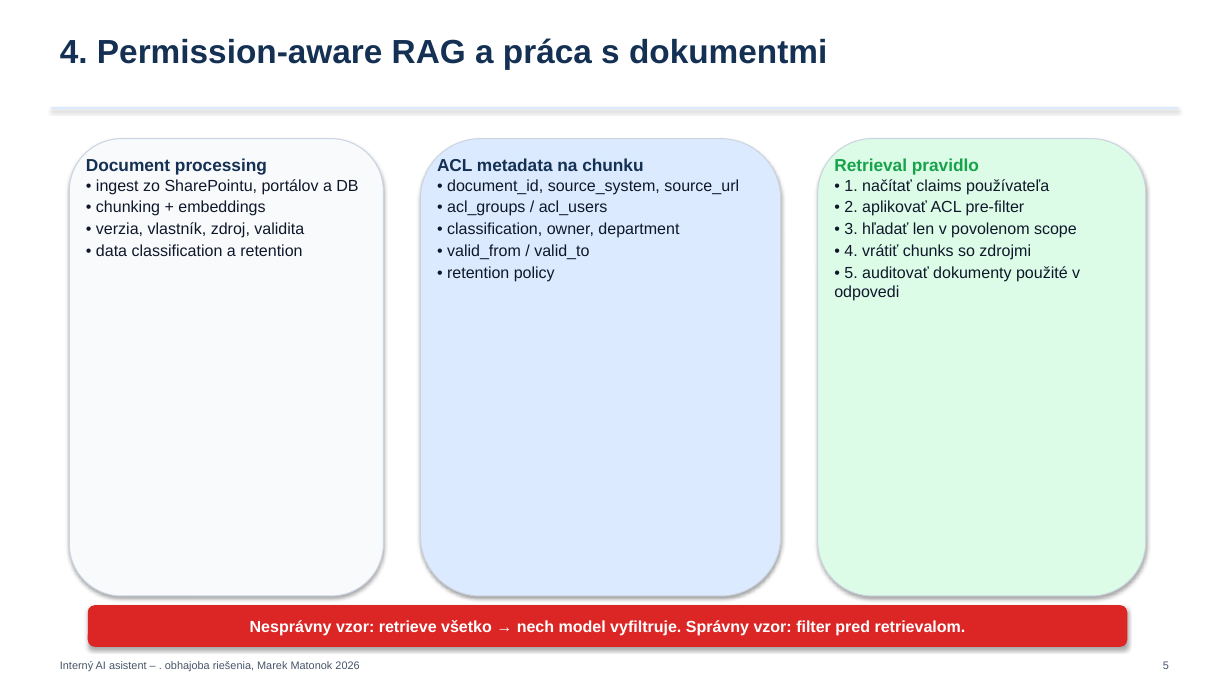
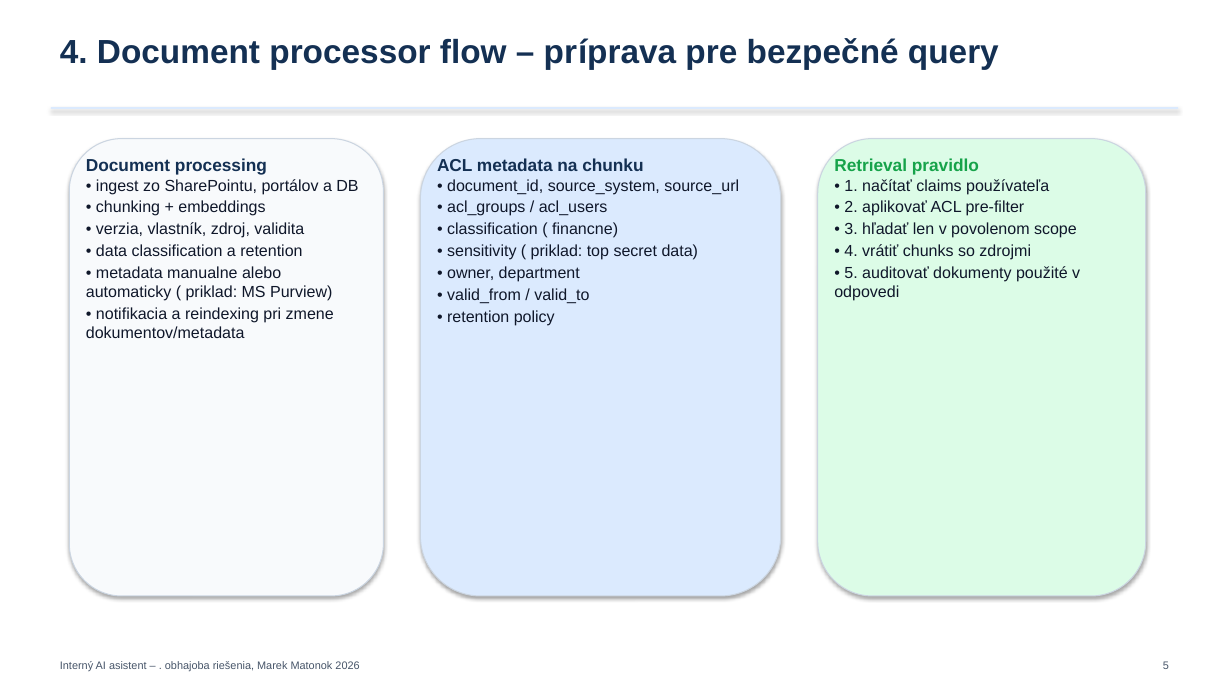
Before and after one commit to mmaideveloper/aiIntenalOrganzationAgent, a slide deck: slide 5 of Doc/AI_interny_asistent_10min_prezentacia.pptx. Drawn at 1232x693 pixels with LibreOffice and Linux fonts; fonts in the diff are those of the drawing. Boxes give left, top, right and bottom in pixels: in the first picture for what was removed or moved away, otherwise in the second. Text is boxed around its words. In the diff, an @@ line names an element or a change of style, - is before the commit and + after.

```diff
--- a/Doc/AI_interny_asistent_10min_prezentacia.pptx
+++ b/Doc/AI_interny_asistent_10min_prezentacia.pptx
@@ text at (60, 38, 999, 70): text changed @@
-4. Permission-aware RAG a práca s dokumentmi
+4. Document processor flow – príprava pre bezpečné query
@@ text at (447, 222, 699, 282): text changed @@
-• classification, owner, department
+• classification ( financne)
+• sensitivity ( priklad: top secret data)
+• owner, department
@@ text at (86, 266, 334, 338): paragraphs added @@
+• metadata manualne alebo automaticky ( priklad: MS Purview)
+• notifikacia a reindexing pri zmene dokumentov/metadata
@@ rounded rectangle removed at (88, 605, 1128, 647) @@
-Nesprávny vzor: retrieve všetko → nech model vyfiltruje. Správny vzor: filter pred retrievalom.
```
Also in this commit, not shown: 8 other slides changed.
